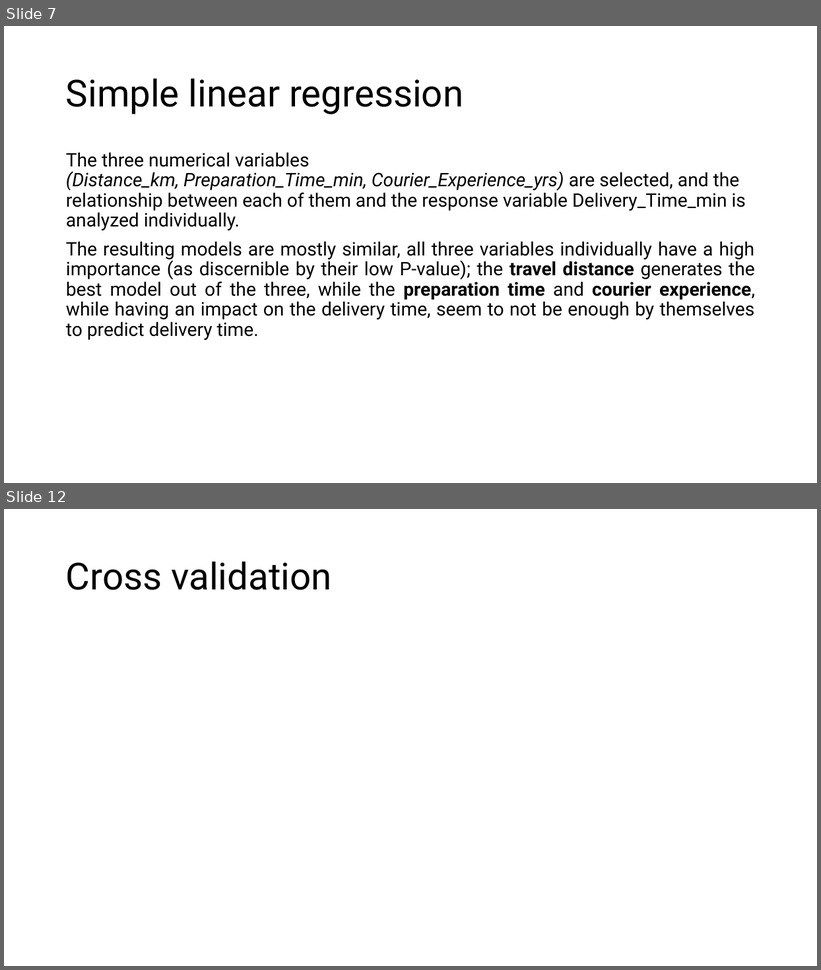
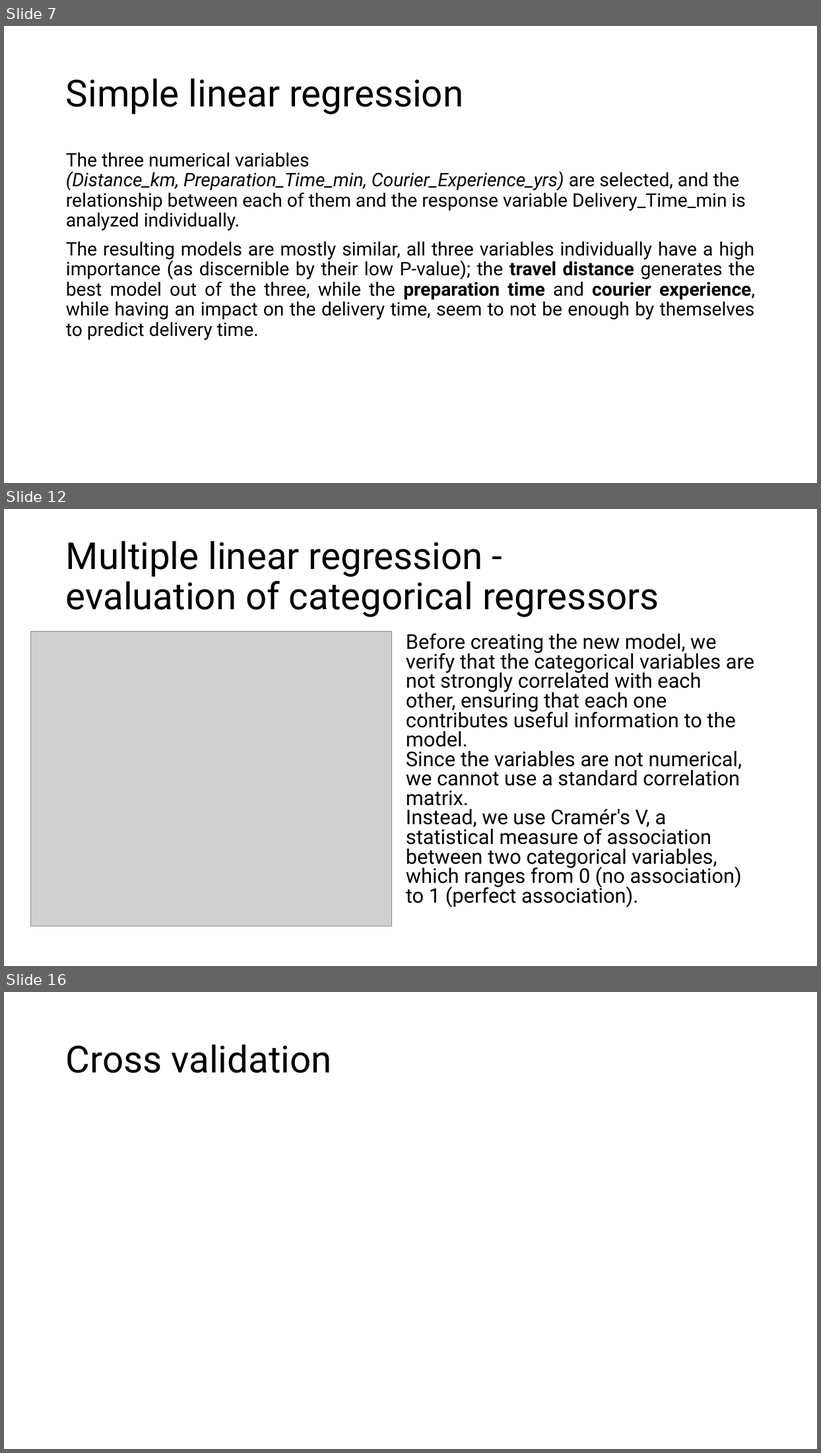
Before and after one commit to DanieleGotti/Food_Delivery_Time_Prediction, a slide deck: Presentazione_progetto.pptx. Shown one above the other, each under a label of ours: slides 7 and 12 before the commit, slides 7, 12 and 16 after it; the slides between them are not shown. The pictures are 821x970 and 821x1453 pixels, drawn with LibreOffice and Linux fonts; fonts in the diff are those of the drawing; grey boxes stand for pictures. Boxes give left, top, right and bottom in pixels: in the first picture for what was removed or moved away, otherwise in the second. Text is boxed around its words. In the diff, an @@ line names an element or a change of style, - is before the commit and + after.

```diff
--- a/Presentazione_progetto.pptx
+++ b/Presentazione_progetto.pptx
@@ slide 12 added at [4,509,817,966], background #FFFFFF @@
@@ title added at [66,541,659,617], 44 pt, text #000000 @@
+Multiple linear regression -
+evaluation of categorical regressors
@@ picture added at [31,631,393,927] @@
@@ text added at [406,633,754,908], 24 pt, text #000000 @@
+Before creating the new model, we verify that the categorical variables are not strongly correlated with each other, ensuring that each one contributes useful information to the model.
+Since the variables are not numerical, we cannot use a standard correlation matrix.
+Instead, we use Cramér's V, a statistical measure of association between two categorical variables, which ranges from 0 (no association) to 1 (perfect association).
@@ what was slide 12 is now slide 16 @@
```
Also in this commit, not shown: 4 slides changed, 3 other slides added, 25 other files.
